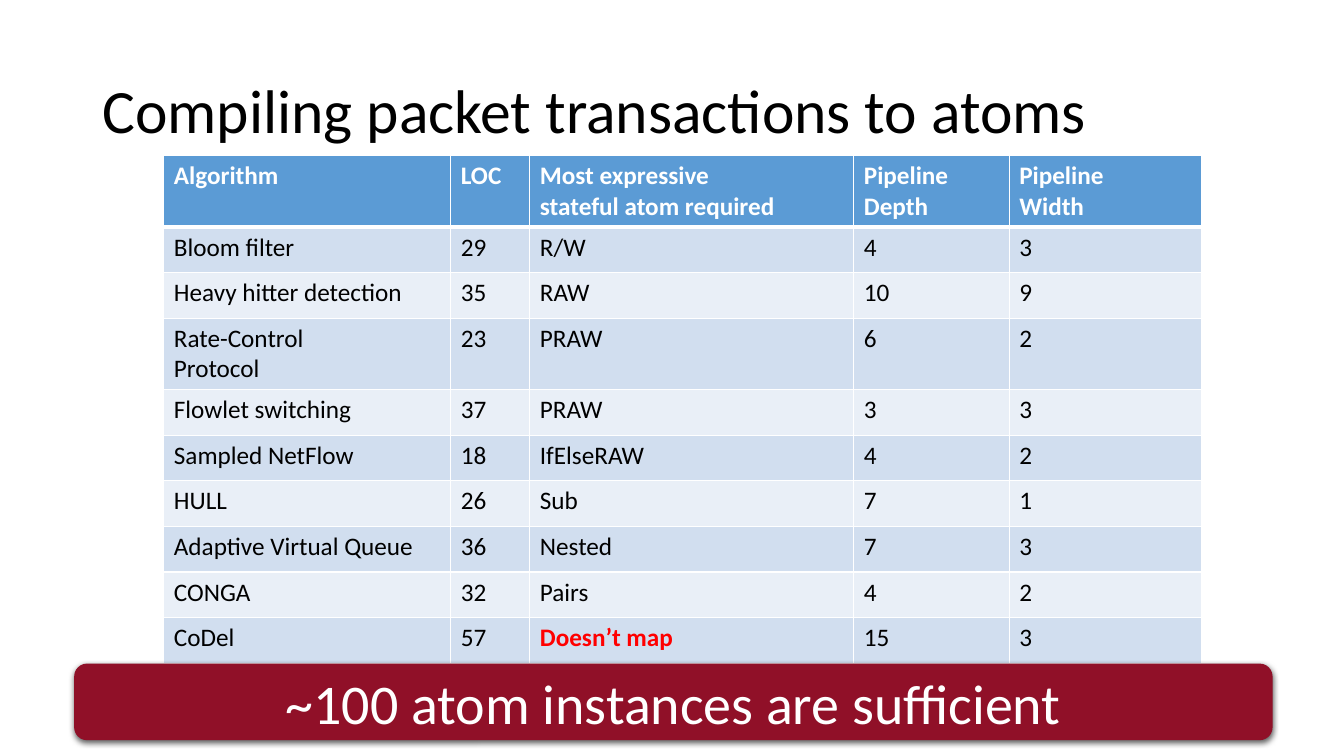
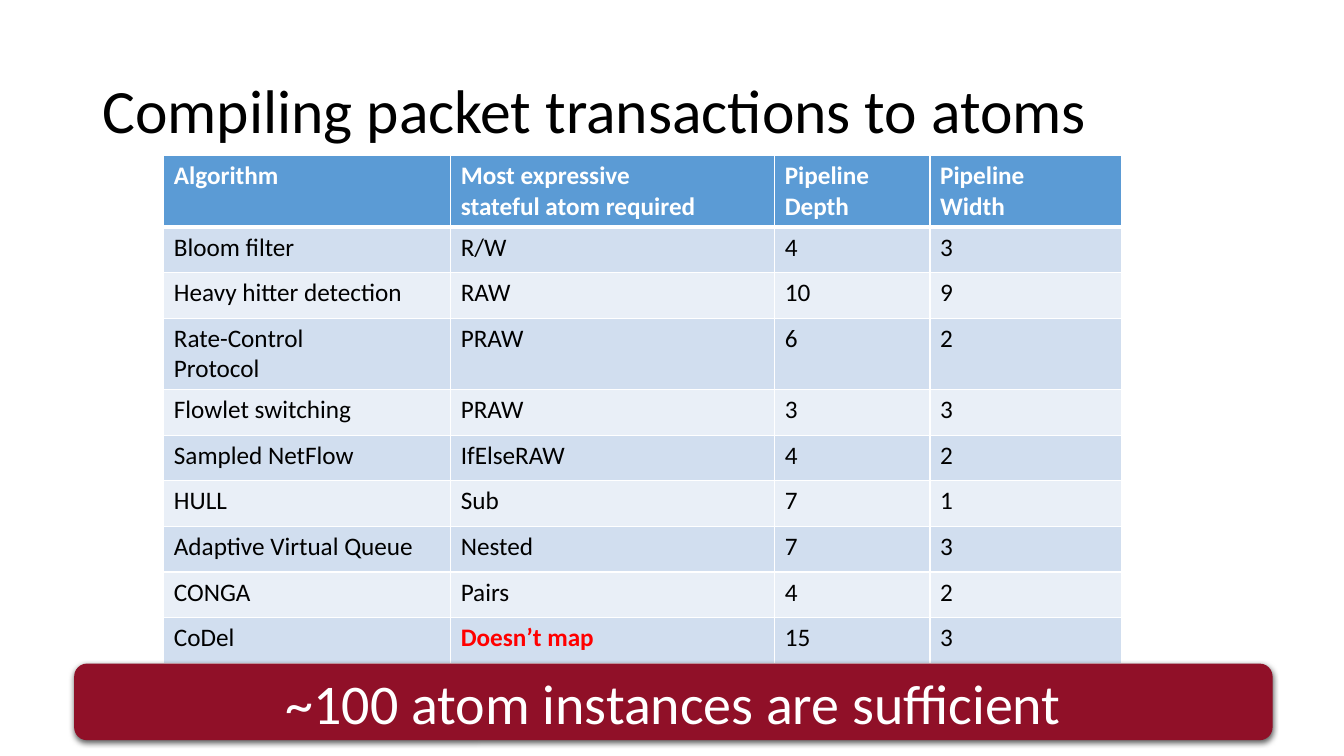
Before and after one commit to anirudhSK/pifo-domino-marple-ppts, a slide deck: slide 32 of combined_domino_pifo.pptx (slide 31 before the commit). Drawn at 1344x756 pixels with LibreOffice and Linux fonts; fonts in the diff are those of the drawing. Boxes give left, top, right and bottom in pixels: in the first picture for what was removed or moved away, otherwise in the second. Text is boxed around its words. In the diff, an @@ line names an element or a change of style, - is before the commit and + after.

```diff
--- a/combined_domino_pifo.pptx
+++ b/combined_domino_pifo.pptx
@@ table at (x1=163, y1=155, x2=1121, y2=661) @@
-column 2: LOC | 29 | 35 | 23 | 37 | 18 | 26 | 36 | 32 | 57
@@ table resized from (x1=163, y1=155, x2=1201, y2=661) to (x1=163, y1=155, x2=1121, y2=661) @@
```
Also in this commit, not shown: 3 other slides changed, 1 slide added.
